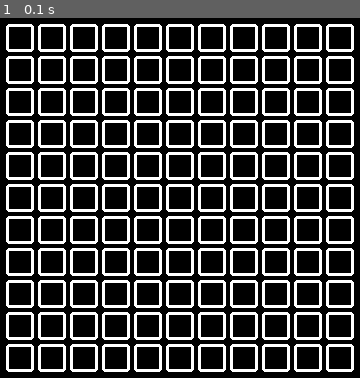
Above: before the commit, frame 1.
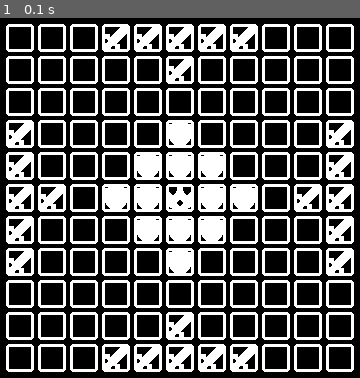
Above: after the commit, the same moment.

Repository: joaquinkiko/hnefatafl-pygame
Game: pygame game, started from main.py
Two runs of this game, one before a commit and one after it. Both use one fixed random seed, a clock stepped at 60 frames per second and the inputs below.
Inputs:
- Up to frame 1 (0.1 s): no input

The runs differ from the first frame. In frame 1, 9.6% of the frame differs, in the area x 2-98%, y 2-98%.

Commit message:
Add draw pieces

Diff:
--- a/main.py
+++ b/main.py
@@ -69,6 +69,7 @@
 
         # Draw board
         draw_board(window, board, textures, texture_sizes)
+        draw_pieces(window, board, textures, texture_sizes)
 
         # Update the window
         pygame.display.update()
@@ -97,4 +98,30 @@
                     )
                     )
 
+def draw_pieces(window: Surface,
+               board: Board,
+               textures: dict[str, Surface],
+               texture_sizes: dict[str, tuple[int, int]]
+               ) -> None:
+    # Get offset so that board is centered
+    offset: tuple[int, int] = (
+         (window.get_width() - (board.width * texture_sizes["grid"][0])) / 2,
+         (window.get_height() - (board.height * texture_sizes["grid"][1])) / 2
+        )
+    # Draw grid
+    for x in range(board.width):
+            for y in range(board.height):
+                # Get draw position based off of grid size
+                draw_position: tuple[int, int] = (
+                        x * texture_sizes["grid"][0] + offset[0],
+                        y * texture_sizes["grid"][1] + offset[1]
+                    )
+                match board.get_piece_at(Position(x, y)):
+                    case "attacker":
+                        window.blit(textures["p_attacker"], draw_position)
+                    case "defender":
+                        window.blit(textures["p_defender"], draw_position)
+                    case "king":
+                        window.blit(textures["p_king"], draw_position)
+
 if __name__ == "__main__": main()
